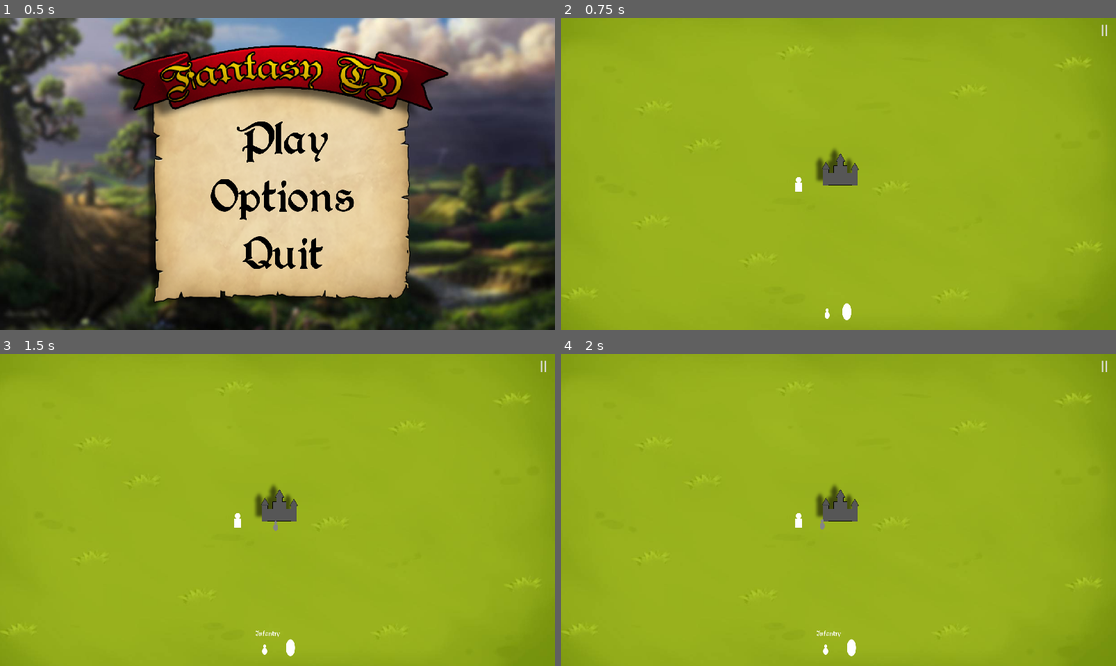
Above: before the commit, frames 1-4 (two rows, left to right).
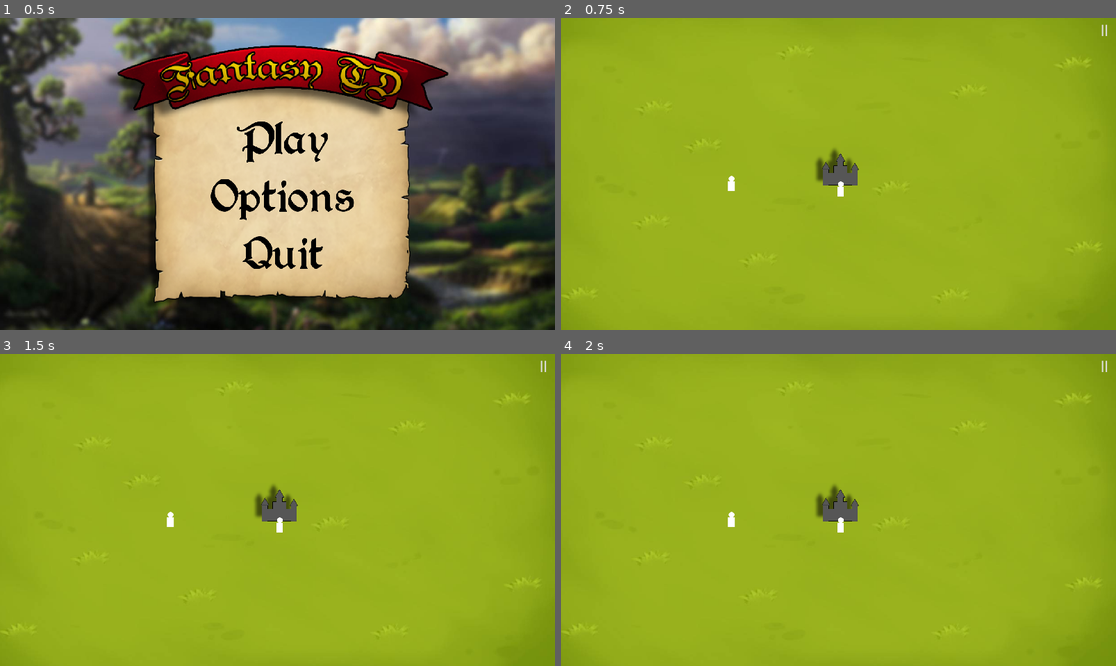
Above: after the commit, the same moments.

Repository: therealallaner/Fantasy-Tower-Defense
Game: Godot game, scene res://Scenes/main_menu.tscn
The game is run twice, just before and just after one commit, with the same random seed, the same clock (stepped at 60 frames per second) and the same inputs.
Inputs (mouse positions are in pixels of both pictures, inside the frame that each line leads up to):
- Up to frame 1 (0.5 s): no input
- Up to frame 2 (0.75 s): click "Play" at 0.5 s
- Up to frame 3 (1.5 s): click (266, 647) at 1.27 s
- Up to frame 4 (2 s): no input

Frame 1 is identical in both runs. In frame 2, 0.3% of the frame differs, in the area x 30-53%, y 50-97%; in frame 3, 0.3%; in frame 4, 0.3%, in the area x 30-54%, y 50-97%.

Commit message:
Added Command Space to the Commanders

Diff:
--- a/Scenes/Characters/commander.tscn
+++ b/Scenes/Characters/commander.tscn
@@ -10,7 +10,10 @@
 radius = 17.0
 height = 64.0
 
-[node name="Commander" type="CharacterBody2D"]
+[sub_resource type="CircleShape2D" id="CircleShape2D_ngnaw"]
+radius = 137.768
+
+[node name="Commander" type="CharacterBody2D" groups=["Commander"]]
 collision_layer = 2
 collision_mask = 15
 script = ExtResource("1_4r3id")
@@ -28,5 +31,10 @@
 position = Vector2(0, 3)
 shape = SubResource("CapsuleShape2D_awnc2")
 
+[node name="AreaofCommand" type="Area2D" parent="."]
+
+[node name="CollisionShape2D" type="CollisionShape2D" parent="AreaofCommand"]
+shape = SubResource("CircleShape2D_ngnaw")
+
 [connection signal="mouse_entered" from="Area2D" to="." method="_on_area_2d_mouse_entered"]
 [connection signal="mouse_exited" from="Area2D" to="." method="_on_area_2d_mouse_exited"]
--- a/Scenes/node_2d.tscn
+++ b/Scenes/node_2d.tscn
@@ -22,4 +22,4 @@
 [node name="Game UI" parent="." instance=ExtResource("4_j1k6x")]
 
 [node name="Commander" parent="." instance=ExtResource("5_ugxoq")]
-position = Vector2(822, 575)
+position = Vector2(590, 571)
--- a/Scripts/Classes/Units.gd
+++ b/Scripts/Classes/Units.gd
@@ -8,6 +8,7 @@
 var Speed = 100
 var isattacking = false
 var Target = null
+var Command = null
 
 func Test():
 	print("Yur mum")
@@ -15,25 +16,41 @@
 
 
 func _physics_process(delta):
-	if Target != null and !isattacking:
-		var Targetpos = Target.position
-		var Newpos = (Targetpos - position).normalized()
-		var distance = (Targetpos - position).length()
-		if distance < 50:
-			return
-		velocity = Newpos * Speed
-		var Characterpos = position
-		if Targetpos.x > Characterpos.x:
-			$Sprite2D.flip_h = false
-		else:
-			$Sprite2D.flip_h = true
+	if isenemy:
+		if Target != null and !isattacking:
+			var Targetpos = Target.position
+			var Newpos = (Targetpos - position).normalized()
+			var distance = (Targetpos - position).length()
+			if distance < 50:
+				return
+			velocity = Newpos * Speed
+			var Characterpos = position
+			if Targetpos.x > Characterpos.x:
+				$Sprite2D.flip_h = false
+			else:
+				$Sprite2D.flip_h = true
 
-		move_and_slide()
+			move_and_slide()
+	else:
+		if Command != null and !isattacking:
+			var Targetpos = Command.position
+			var Newpos = (Targetpos - position).normalized()
+			var distance = (Targetpos - position).length()
+			if distance < 50:
+				return
+			velocity = Newpos * Speed
+			var Characterpos = position
+			if Targetpos.x > Characterpos.x:
+				$Sprite2D.flip_h = false
+			else:
+				$Sprite2D.flip_h = true
+
+			move_and_slide()
 
 func Find_Target():
 	if isenemy:
 		var Tower = get_parent().get_node_or_null("TheTower")
 		Target = Tower
 	else:
-		var Commander = get_parent().get_node("Commander")
-		Target = Commander
+		var Commander = Global.SelectedCommander
+		Command = Commander
--- a/Scripts/Classes/commander.gd
+++ b/Scripts/Classes/commander.gd
@@ -3,26 +3,21 @@
 
 
 var isselected = false
-var troop_max = 10
+var max_troop_command = 5
+var current_command = 0
 var mouse_hovering = false
 var Speed = 60
 var Target = null
 var Targetdis: float
-
+var Units = []
 
 func _process(delta):
-	if Input.is_action_just_pressed("Left-Click"):
-		if mouse_hovering:
-			isselected = !isselected
-			Selection()
-		elif isselected:
-			isselected = false
-			Selection()
+	if Input.is_action_just_pressed("Left-Click") and mouse_hovering:
+		Selection()
 
-	if Input.is_action_just_pressed("Right-Click") and isselected:
-		Target = get_global_mouse_position()
-		isselected = false
-		Selection()
+	if Input.is_action_just_pressed("Right-Click"):
+		if Global.SelectedCommander == self:
+			Target = get_global_mouse_position()
 
 	if position == Target:
 		Target = null
@@ -45,11 +40,13 @@
 
 
 func Selection():
-	if isselected:
-		$Sprite2D.flip_v = true
+	if Global.SelectedCommander != self:
+		Global.SelectedCommander = self
+		get_parent().get_node("Game UI/HumanStore").visible = true
+		get_parent().get_node("Game UI").Check_Troops()
 	else:
-		$Sprite2D.flip_v = false
-
+		Global.SelectedCommander = null
+		get_parent().get_node("Game UI/HumanStore").visible = false
 
 func _on_area_2d_mouse_entered():
 	mouse_hovering = true
--- a/Scripts/Game UI.gd
+++ b/Scripts/Game UI.gd
@@ -8,10 +8,19 @@
 @onready var Xbow_Unit = preload("res://Scenes/Characters/xbowman.tscn")
 
 func _ready():
+	$HumanStore.visible = false
 	Inf_L.visible = false
 	Xbow_L.visible = false
 
 
+func Check_Troops():
+	var max = Global.SelectedCommander.max_troop_command
+	var curr = Global.SelectedCommander.current_command
+	var space = max - curr
+	if space < Global.InfantryHousing:
+		Inf_B.disabled = true
+	else:
+		Inf_B.disabled = false
 
 func _on_infantry_mouse_entered():
 	Inf_L.visible = true
@@ -32,6 +41,8 @@
 		var targetpos = get_parent().get_node("TheTower/UnitSpawner").global_position
 		instance.position = targetpos
 		get_parent().add_child(instance)
+		Global.SelectedCommander.current_command += Global.InfantryHousing
+		Check_Troops()
 
 
 func _on_pause_pressed():
--- /dev/null
+++ b/Scripts/Global.gd
@@ -0,0 +1,7 @@
+extends Node
+
+
+var SelectedCommander = null
+var InfantryHousing = 1
+var XbowHousing = 1.5
+var CaptainHousing = -2
--- a/Scripts/node_2d.gd
+++ b/Scripts/node_2d.gd
@@ -1,5 +1,13 @@
 extends Node2D
 
+
+@onready var Commander = preload("res://Scenes/Characters/commander.tscn")
+
+func _ready():
+	var instance = Commander.instantiate()
+	var targetpos = $TheTower/UnitSpawner.global_position
+	instance.position = targetpos
+	add_child(instance)
 
 func _process(delta):
 	if $TheTower.HP <= 0:
--- a/project.godot
+++ b/project.godot
@@ -14,6 +14,10 @@
 run/main_scene="res://Scenes/main_menu.tscn"
 config/features=PackedStringArray("4.1", "Forward Plus")
 config/icon="res://Assets/icon.svg"
+
+[autoload]
+
+Global="*res://Scripts/Global.gd"
 
 [display]
 
Not shown: 1 places in Scenes/Characters/commander.tscn that only renumber resources
